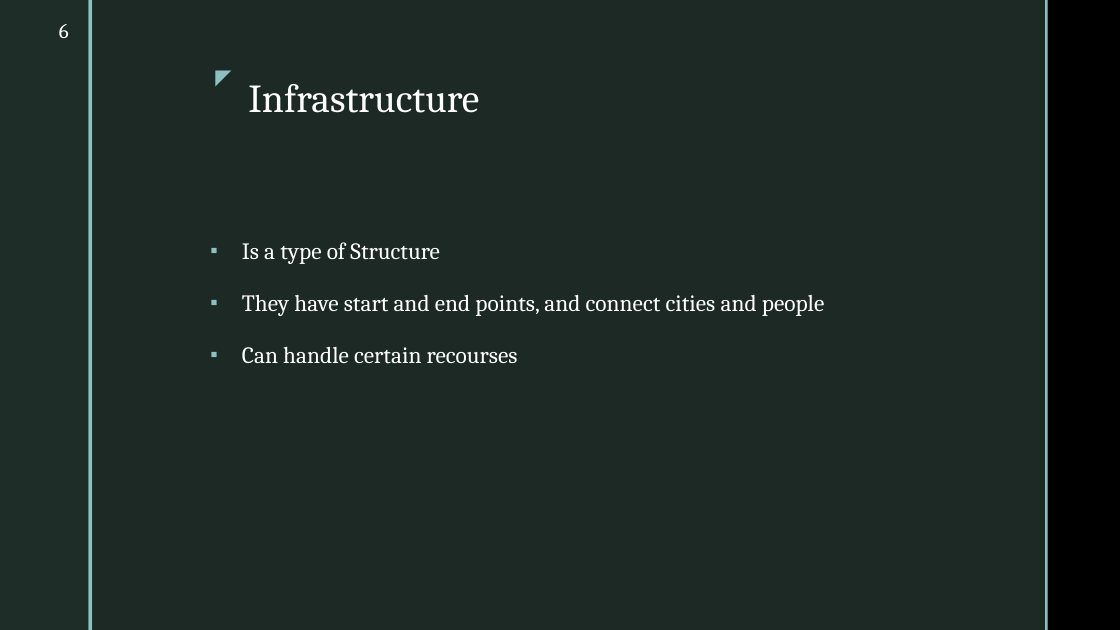
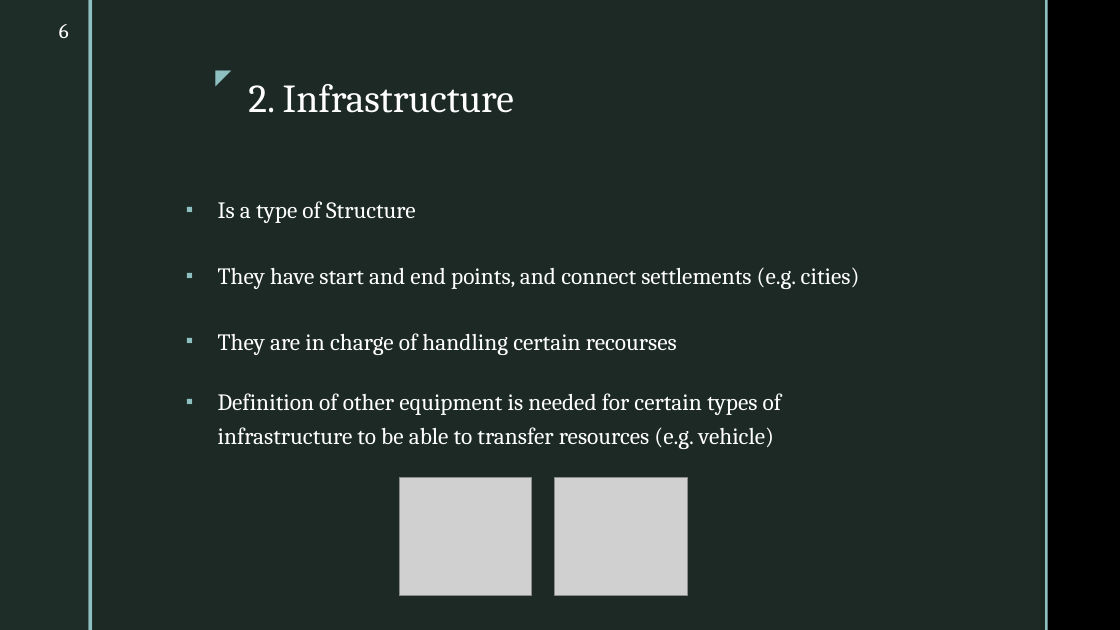
Before and after one commit to cmudrc/pied-piper, a slide deck: slide 6 of Other/Presentation/Presentation 02 - xx Sep, 2022/Presentation 02.pptx. Drawn at 1120x630 pixels with LibreOffice and Linux fonts; fonts in the diff are those of the drawing; grey boxes stand for pictures; background and template pictures are left out. Boxes give left, top, right and bottom in pixels: in the first picture for what was removed or moved away, otherwise in the second. Text is boxed around its words. In the diff, an @@ line names an element or a change of style, - is before the commit and + after.

Commit message:
presentation 02 updated

```diff
--- a/Other/Presentation/Presentation 02 - xx Sep, 2022/Presentation 02.pptx
+++ b/Other/Presentation/Presentation 02 - xx Sep, 2022/Presentation 02.pptx
@@ title at (x1=248, y1=84, x2=514, y2=113): text changed @@
-Infrastructure
+2. Infrastructure
@@ text "Is a type of Structure" moved from (x1=242, y1=242, x2=824, y2=364) to (x1=218, y1=201, x2=416, y2=223) @@
@@ text added at (x1=218, y1=267, x2=860, y2=289), 20 pt, text #FFFFFF @@
+▪ They have start and end points, and connect settlements (e.g. cities)
@@ text at (x1=242, y1=295, x2=824, y2=364): paragraphs removed @@
-▪ They have start and end points, and connect cities and people
-▪ Can handle certain recourses
@@ text added at (x1=218, y1=333, x2=677, y2=355), 20 pt, text #FFFFFF @@
+▪ They are in charge of handling certain recourses
@@ text added at (x1=218, y1=393, x2=782, y2=449), 20 pt, text #FFFFFF @@
+▪ Definition of other equipment is needed for certain types of infrastructure to be able to transfer resources (e.g. vehicle)
@@ picture added at (x1=400, y1=477, x2=532, y2=596) @@
@@ picture added at (x1=555, y1=477, x2=687, y2=596) @@
```
Also in this commit, not shown: 5 other slides changed, 8 slides added, 8 other files.
